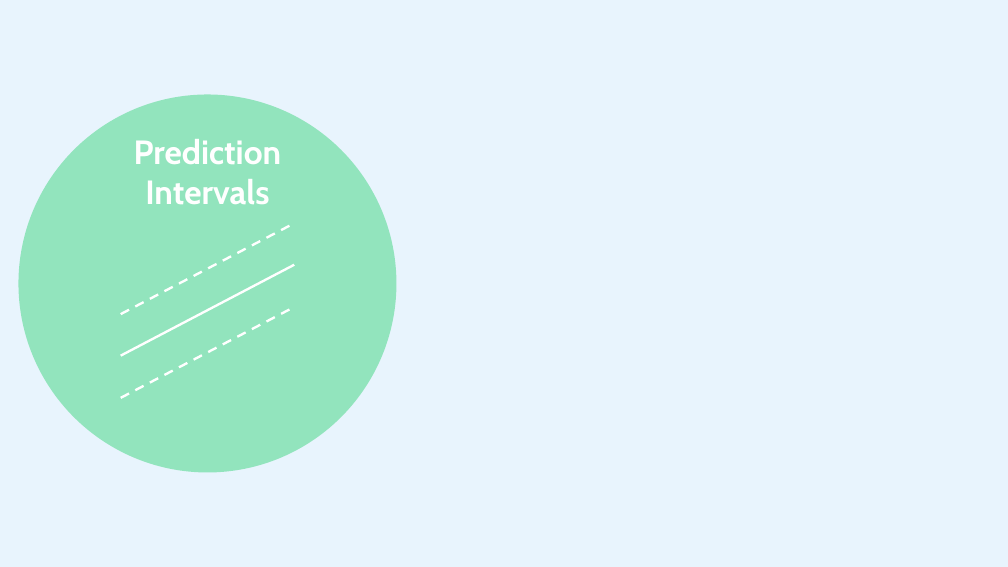
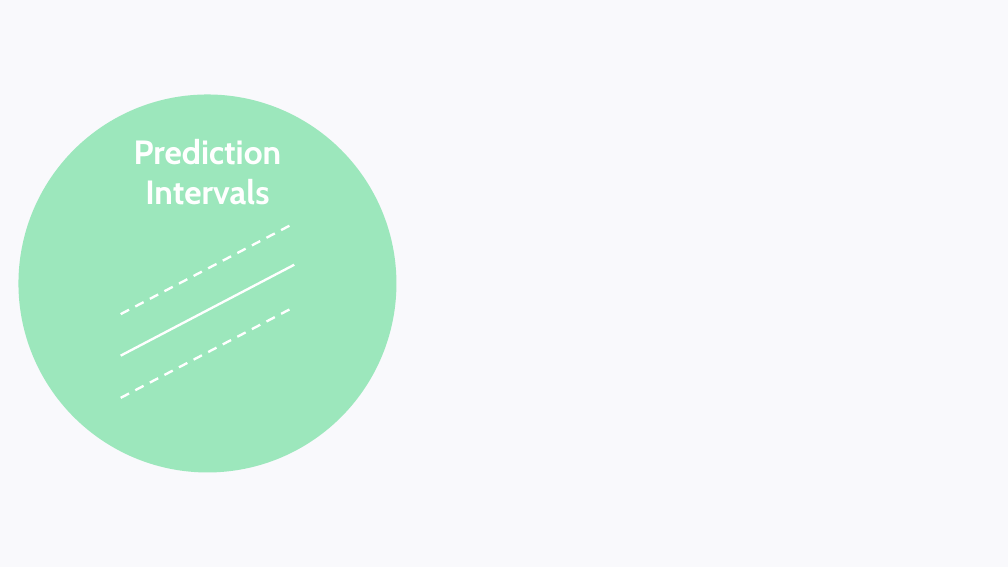
Before and after one commit to markjrieke/rstudio-conf-2022, a slide deck: slide 19 of conf_presentation.PPTX (slide 18 before the commit). Drawn at 1008x567 pixels with LibreOffice and Linux fonts; fonts in the diff are those of the drawing. Boxes give left, top, right and bottom in pixels: in the first picture for what was removed or moved away, otherwise in the second. Text is boxed around its words. In the diff, an @@ line names an element or a change of style, - is before the commit and + after.

```diff
--- a/conf_presentation.PPTX
+++ b/conf_presentation.PPTX
@@ background #E8F4FD to #F9F9FC @@
```
Also in this commit, not shown: 13 other slides changed, 5 slides added, 4 slides removed, 3 other files.
